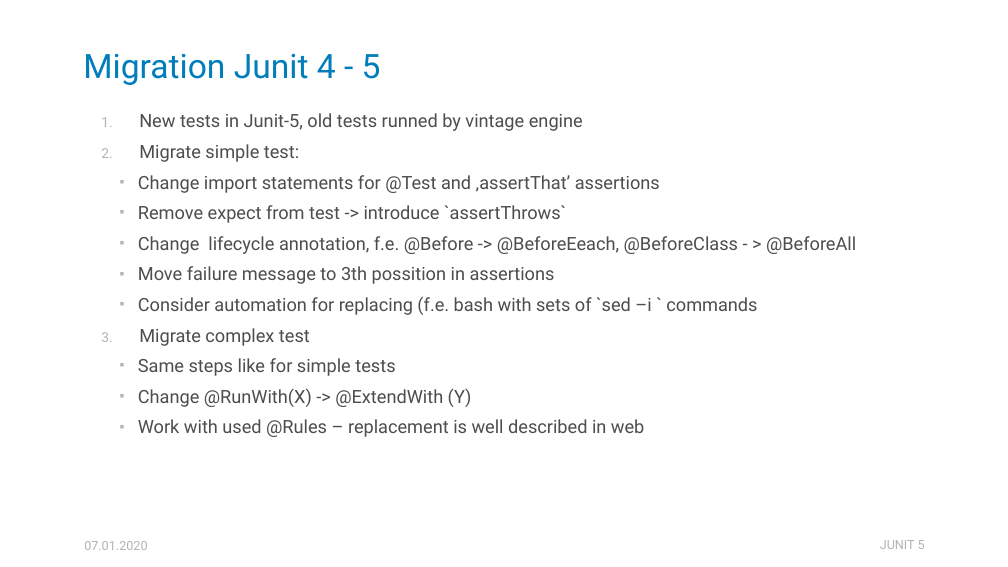
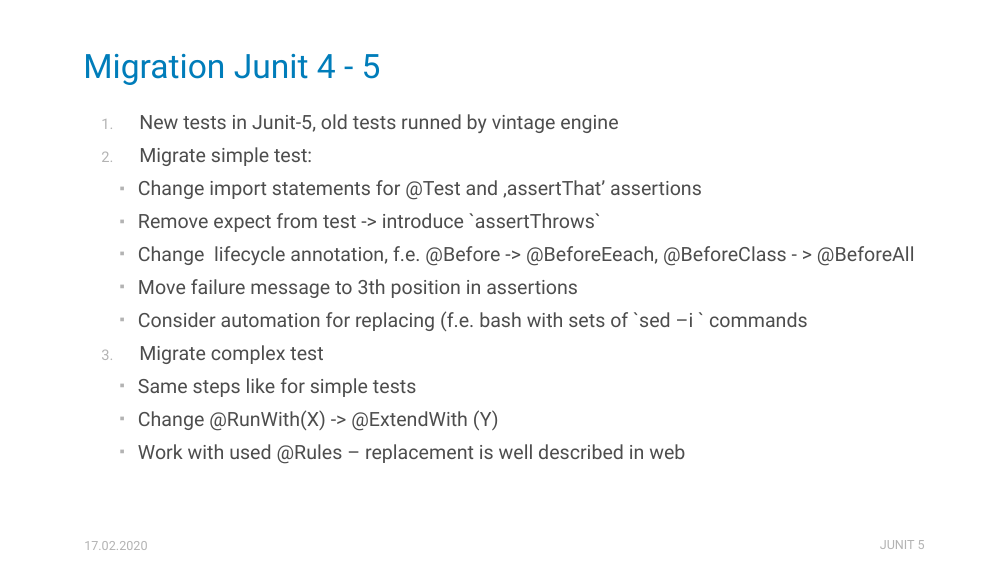
Before and after one commit to HellSpawn287/pf-presentations, a slide deck: slide 18 of ZJAVA/Junit5/Junit5 - ZJAVA.pptx. Drawn at 1008x567 pixels with LibreOffice and Linux fonts; fonts in the diff are those of the drawing. Boxes give left, top, right and bottom in pixels: in the first picture for what was removed or moved away, otherwise in the second. Text is boxed around its words. In the diff, an @@ line names an element or a change of style, - is before the commit and + after.

Commit message:
Junit5 - fix wordings

```diff
--- a/ZJAVA/Junit5/Junit5 - ZJAVA.pptx
+++ b/ZJAVA/Junit5/Junit5 - ZJAVA.pptx
@@ text at box(138, 114, 915, 464): size 13 to 14 pt @@
@@ text at box(138, 279, 578, 298): text changed; size 13 to 14 pt @@
-    ▪ Move failure message to 3th possition in assertions
+    ▪ Move failure message to 3th position in assertions
@@ text at box(84, 541, 147, 550): text changed @@
-07.01.2020
+17.02.2020
```
Also in this commit, not shown: 17 other slides changed.
